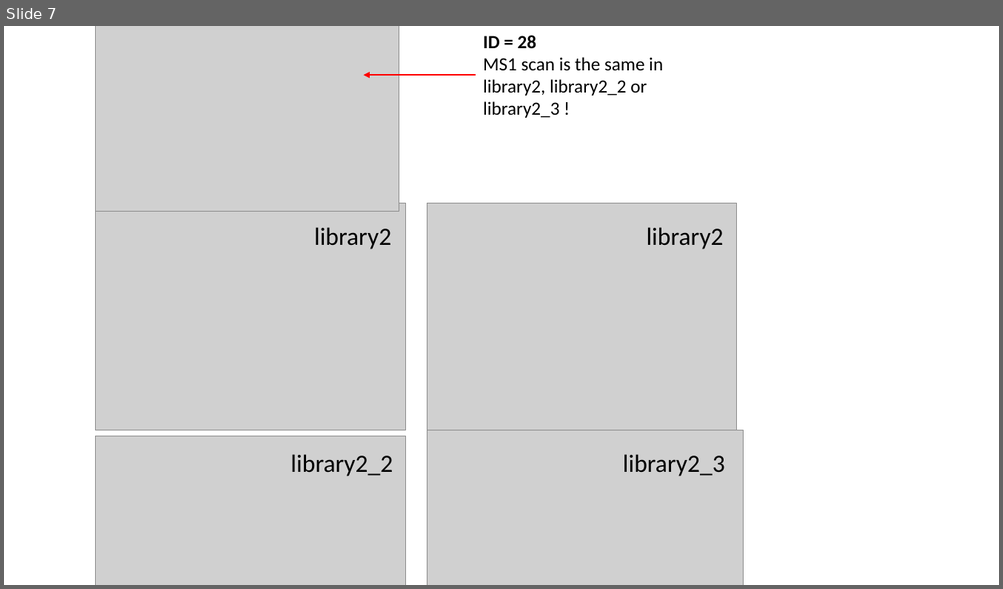
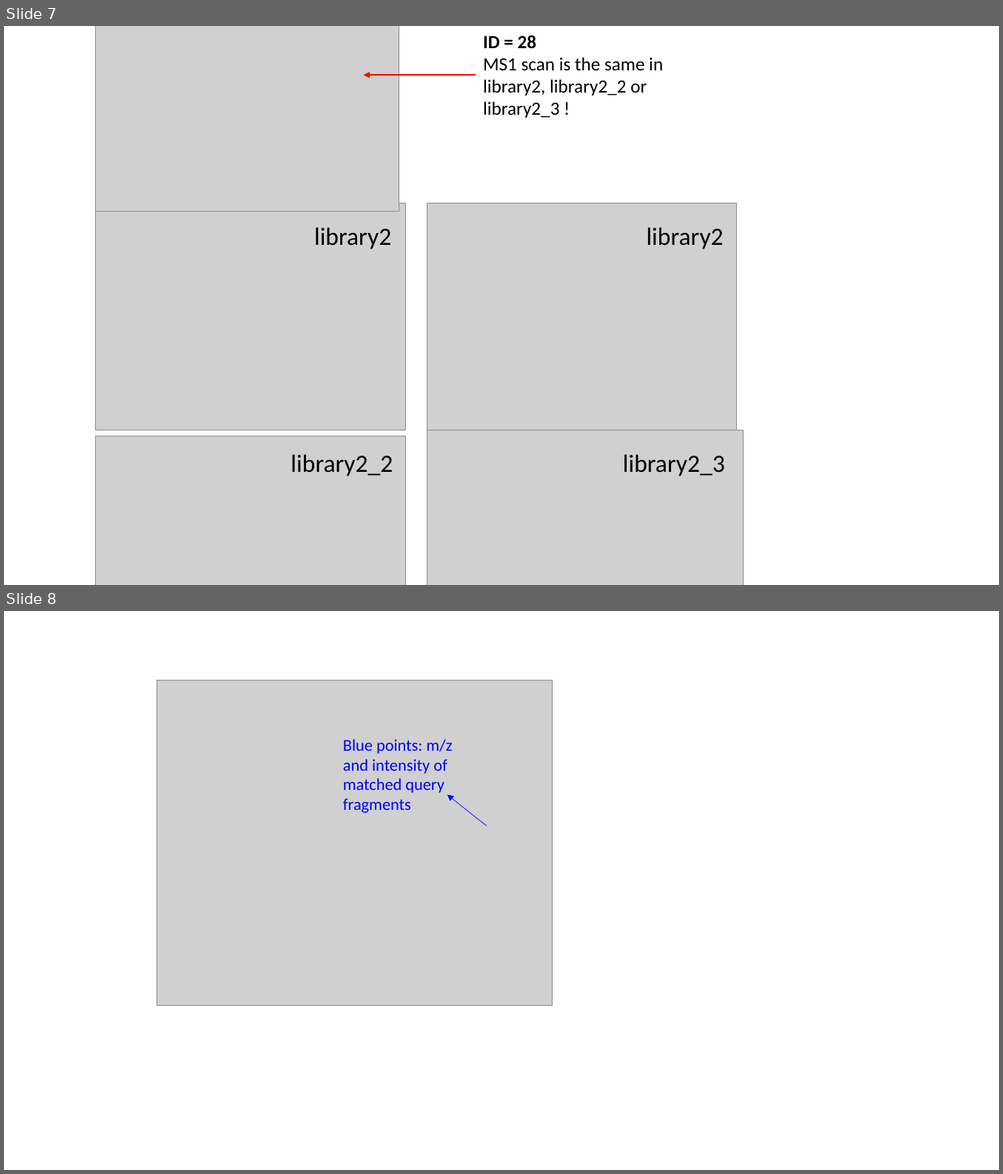
Before and after one commit to daniellyz/MergeION, a slide deck: inst/tmp.pptx. Shown one above the other, each under a label of ours: slide 7 before the commit, slides 7 and 8 after it. The pictures are 1003x589 and 1003x1174 pixels, drawn with LibreOffice and Linux fonts; fonts in the diff are those of the drawing; grey boxes stand for pictures. Boxes give left, top, right and bottom in pixels: in the first picture for what was removed or moved away, otherwise in the second. Text is boxed around its words. In the diff, an @@ line names an element or a change of style, - is before the commit and + after.

```diff
--- a/inst/tmp.pptx
+++ b/inst/tmp.pptx
@@ slide 8 added at (4,611,999,1170), background #FFFFFF @@
@@ picture added at (157,681,552,1006) @@
@@ text added at (343,739,452,813), 16 pt, text #0000FF @@
+Blue points: m/z and intensity of matched query fragments
@@ arrow added from (486, 826) to (447, 795), #0000FF 0.5 pt @@
```
Also in this commit, not shown: 2 slides changed, 11 other files.
